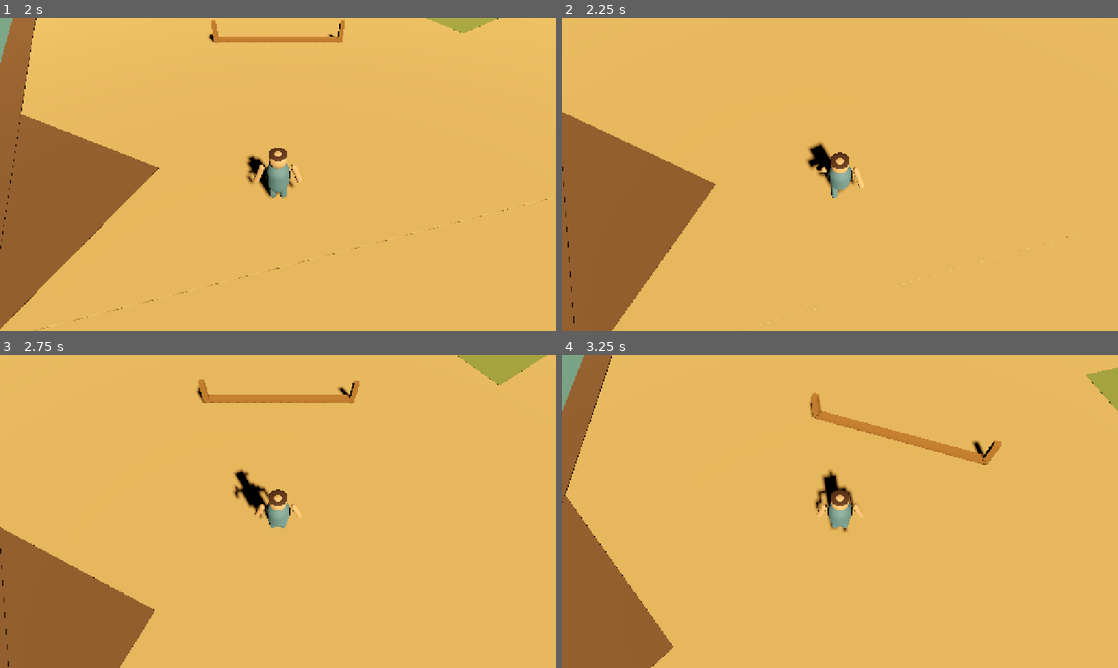
Above: before the commit, frames 1-4 (two rows, left to right).
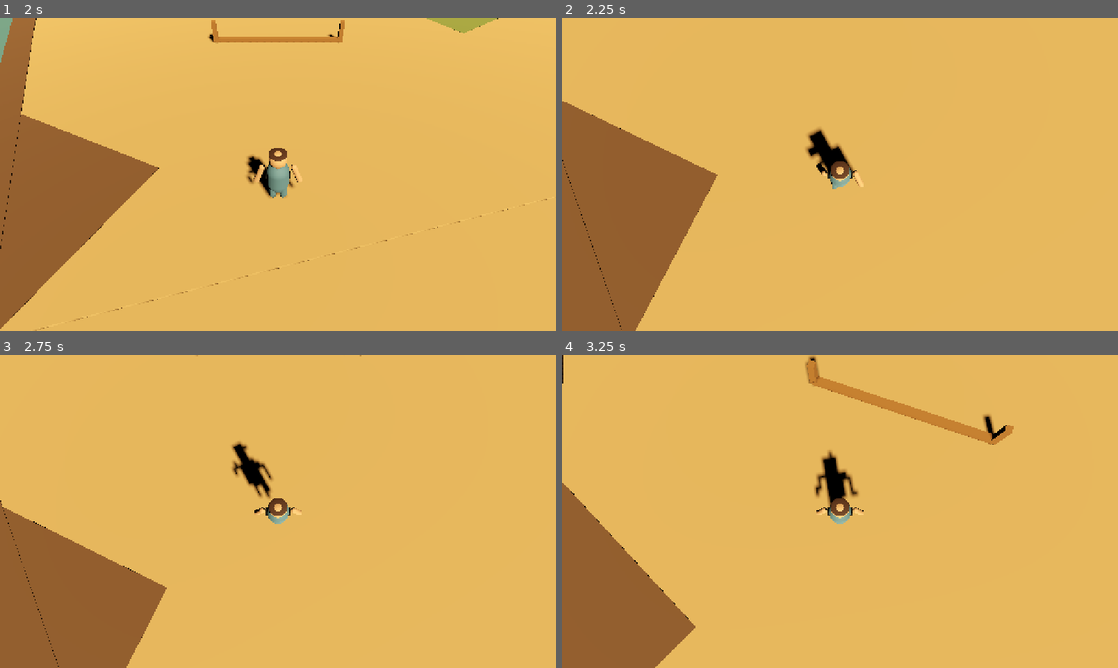
Above: after the commit, the same moments.

Repository: Luizgjunior/pequenosconstrutores
Game: Godot game, scene res://scenes/Main.tscn
Two runs of this game, one before a commit and one after it. Both use one fixed random seed, a clock stepped at 60 frames per second and the inputs below.
Inputs (mouse positions are in pixels of both pictures, inside the frame that each line leads up to):
- Up to frame 1 (2 s): click "Novo Jogo" at 0.5 s; click "Menina Construtora Construção…" at 1.25 s
- Up to frame 2 (2.25 s): tap Enter at 2 s; move the mouse to (867, 174) at 2.02 s; hold W (move_forward) from 2.03 s (still down)
- Up to frame 3 (2.75 s): keep holding W (move_forward); tap Space (jump) at 2.27 s
- Up to frame 4 (3.25 s): keep holding W (move_forward); move the mouse to (812, 511) at 2.77 s; tap Space (jump) at 3.02 s

Frame 1 is identical in both runs. In frame 2, 2.8% of the frame differs, in the area x 0-93%, y 26-100%; in frame 3, 5.5%; in frame 4, 8.3%, in the area x 0-100%, y 0-100%.

Commit message:
Amplia controle vertical da câmera

Diff:
--- a/scripts/player/PlayerController.gd
+++ b/scripts/player/PlayerController.gd
@@ -6,8 +6,9 @@
 @export var mouse_sensitivity := 0.0025
 @export var camera_distance := 7.8
 @export var camera_pitch_degrees := 45.0
-@export var min_camera_pitch_degrees := 30.0
-@export var max_camera_pitch_degrees := 62.0
+@export var min_camera_pitch_degrees := 8.0
+@export var max_camera_pitch_degrees := 82.0
+@export var camera_pitch_sensitivity := 180.0
 
 @onready var camera_pivot: Node3D = $CameraPivot
 @onready var camera: Camera3D = $CameraPivot/Camera3D
@@ -156,7 +157,7 @@
 func _update_camera_rotation(mouse_delta: Vector2) -> void:
 	rotate_y(-mouse_delta.x * mouse_sensitivity)
 	camera_pitch = clamp(
-		camera_pitch + mouse_delta.y * mouse_sensitivity * 120.0,
+		camera_pitch + mouse_delta.y * mouse_sensitivity * camera_pitch_sensitivity,
 		min_camera_pitch_degrees,
 		max_camera_pitch_degrees
 	)
